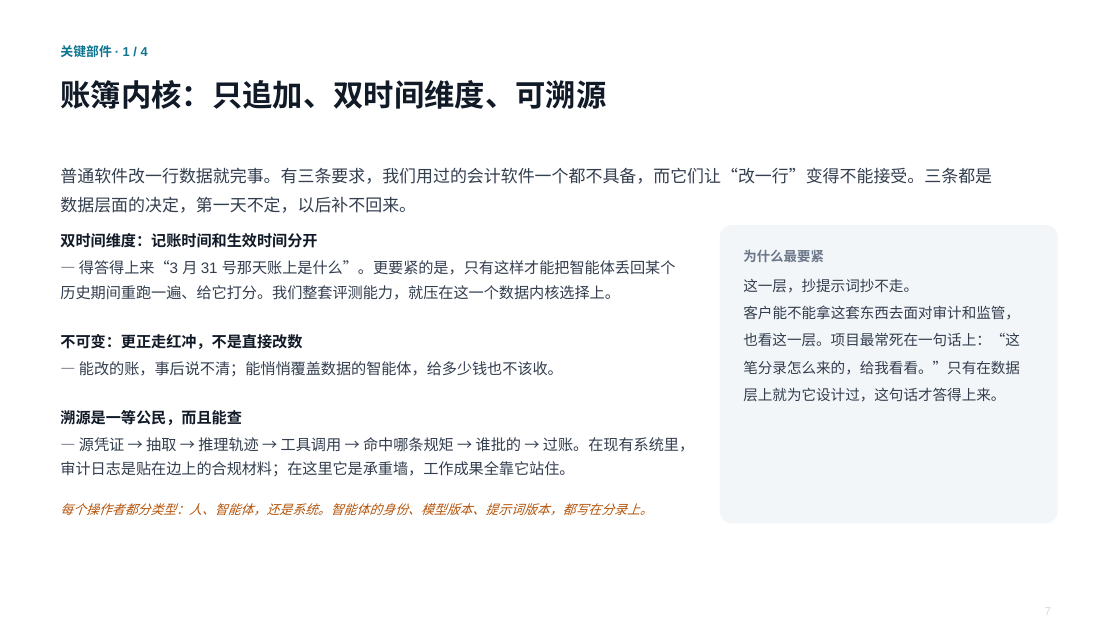
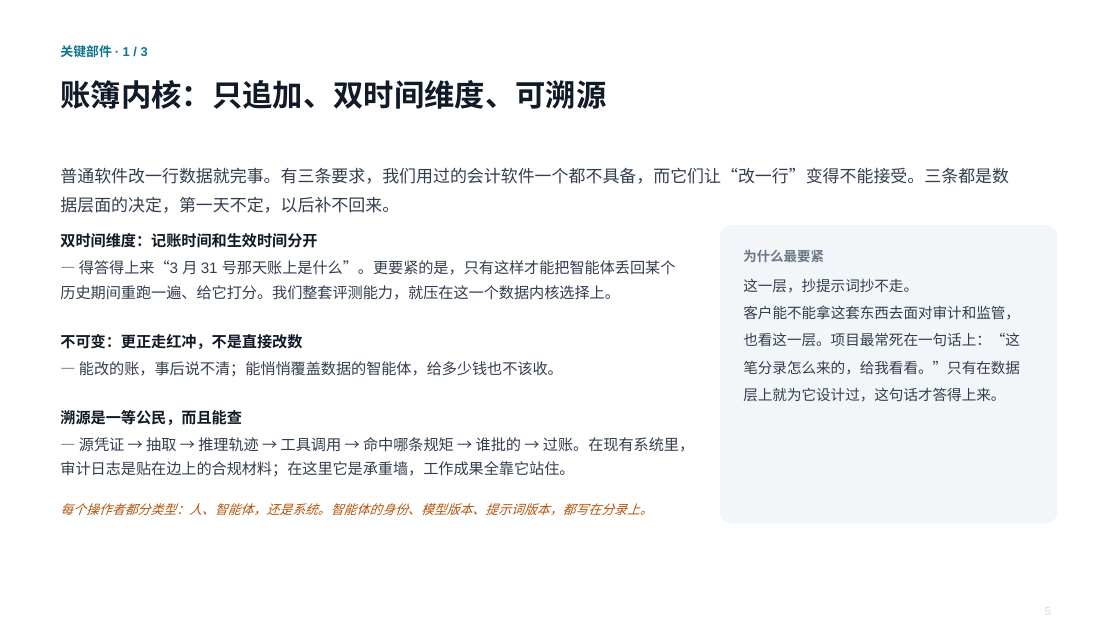
Before and after one commit to cllu/aimi-accounting-software-proposal, a slide deck: slide 6 of agent-native-accounting-deck.pptx. Drawn at 1120x630 pixels with LibreOffice and Linux fonts; fonts in the diff are those of the drawing. Boxes give left, top, right and bottom in pixels: in the first picture for what was removed or moved away, otherwise in the second. Text is boxed around its words. In the diff, an @@ line names an element or a change of style, - is before the commit and + after.

```diff
--- a/agent-native-accounting-deck.pptx
+++ b/agent-native-accounting-deck.pptx
@@ text at [60,45,148,57]: text changed @@
-关键部件 · 1 / 4
+关键部件 · 1 / 3
@@ text at [60,168,1009,213]: spaces changed @@
-普通软件改一行数据就完事。有三条要求，我们用过的会计软件一个都不具备，而它们让“改一行”变得不能接受。三条都是 数据层面的决定，第一天不定，以后补不回来。
+普通软件改一行数据就完事。有三条要求，我们用过的会计软件一个都不具备，而它们让“改一行”变得不能接受。三条都是数据层面的决定，第一天不定，以后补不回来。
```
Also in this commit, not shown: 6 other slides changed, 1 slide removed.
